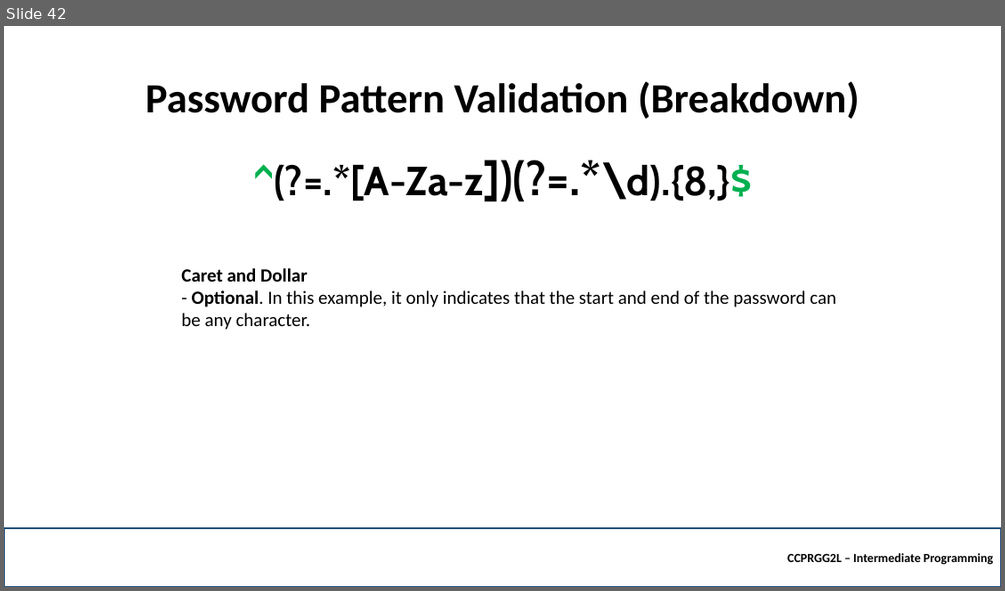
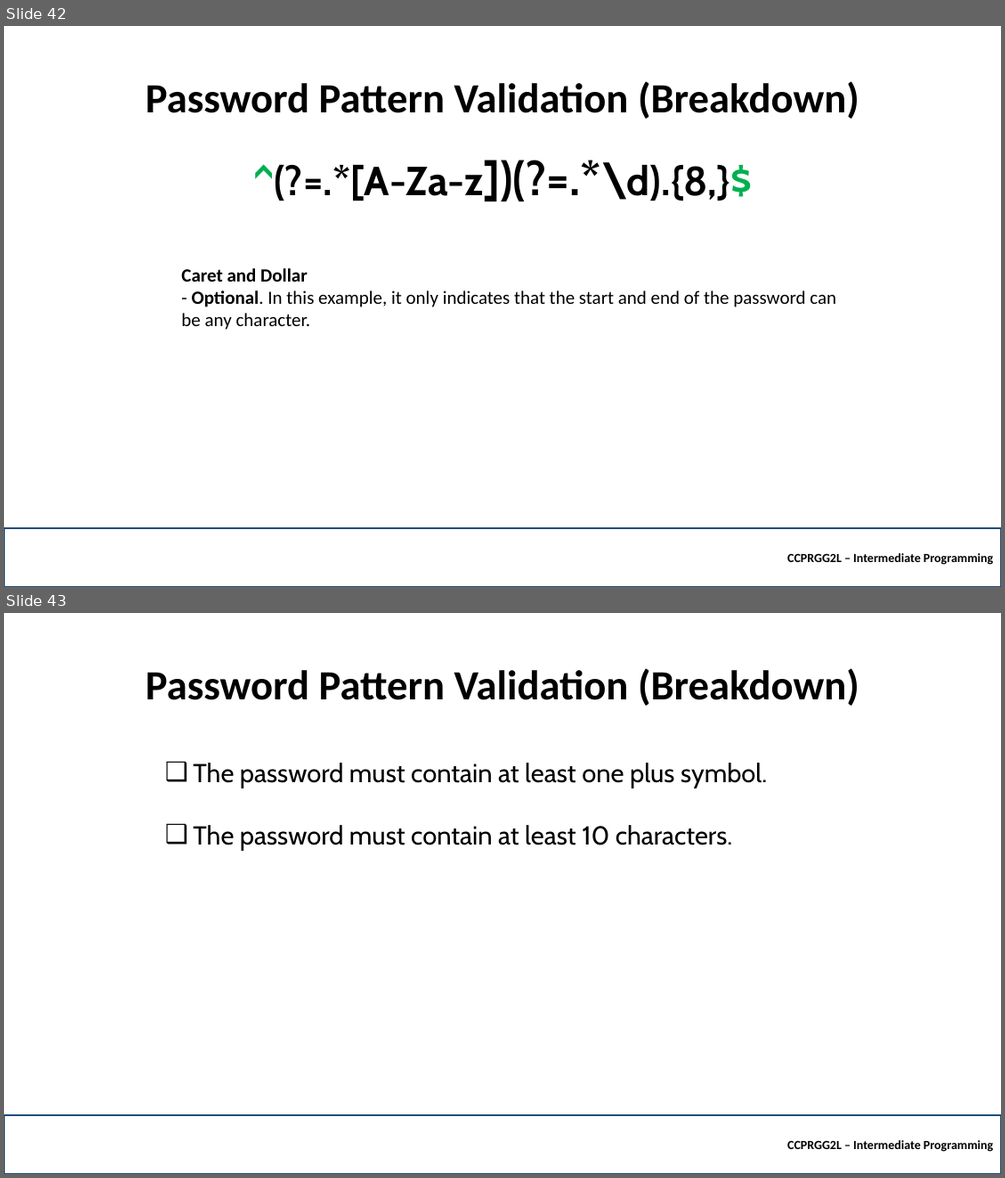
Before and after one commit to robitussin/CCPRGG2L, a slide deck: week_4/Regular Expressions.pptx. Shown one above the other, each under a label of ours: slide 42 before the commit, slides 42 and 43 after it. The pictures are 1005x591 and 1005x1178 pixels, drawn with LibreOffice and Linux fonts; fonts in the diff are those of the drawing; background and template pictures are left out. Boxes give left, top, right and bottom in pixels: in the first picture for what was removed or moved away, otherwise in the second. Text is boxed around its words. In the diff, an @@ line names an element or a change of style, - is before the commit and + after.

```diff
--- a/week_4/Regular Expressions.pptx
+++ b/week_4/Regular Expressions.pptx
@@ slide 43 added at (4,613,1001,1174), background picture (left out) @@
@@ title added at (146,668,859,706), 40 pt, text #000000, bold @@
+Password Pattern Validation (Breakdown)
@@ text added at (193,763,767,850), 25 pt, text #000000 @@
+❑ The password must contain at least one plus symbol.
+❑ The password must contain at least 10 characters.
@@ rectangle added at (4,1115,1001,1174), outline #1F4E79 2.25 pt, 12 pt, text #000000, bold @@
+CCPRGG2L – Intermediate Programming
```
Also in this commit, not shown: 1 other file.
